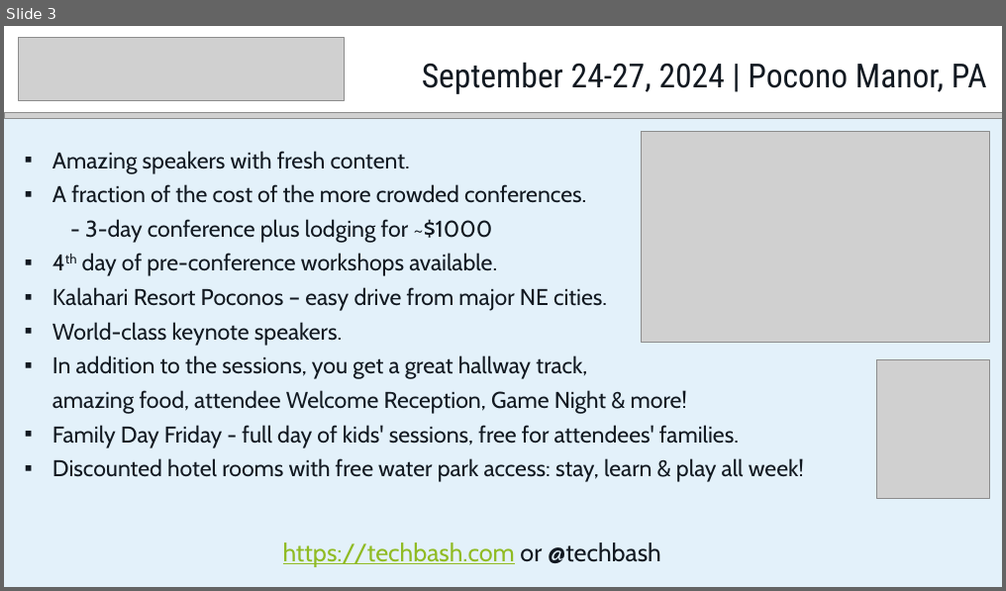
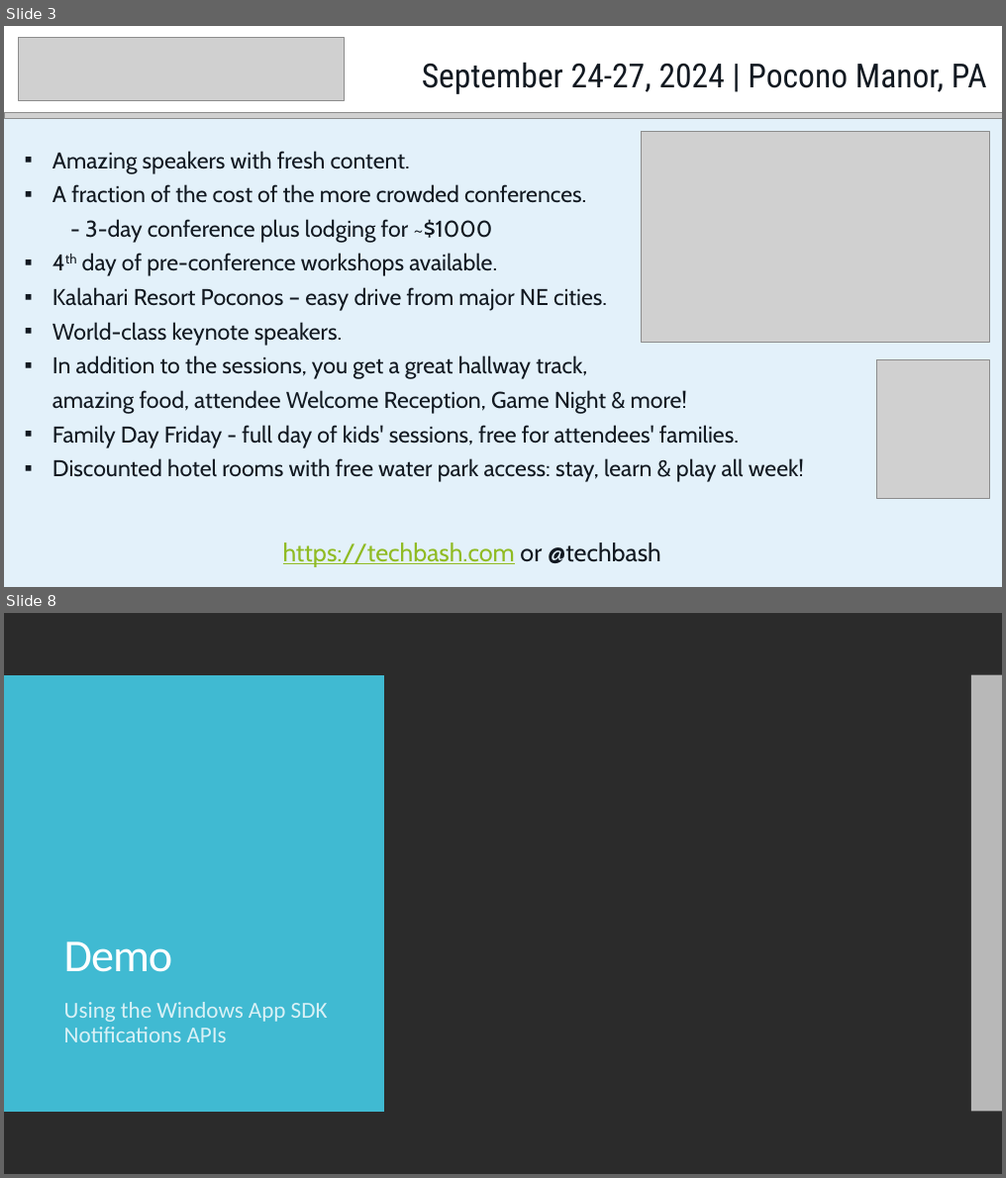
Before and after one commit to alvinashcraft/speaking, a slide deck: 2024/0320_BostonDotNetArch/GetStartedWithWinUI3.pptx. Shown one above the other, each under a label of ours: slide 3 before the commit, slides 3 and 8 after it; the slides between them are not shown. The pictures are 1006x591 and 1006x1178 pixels, drawn with LibreOffice and Linux fonts; fonts in the diff are those of the drawing; grey boxes stand for pictures; background and template pictures are left out; a plain dark background stands for a picture behind light text. Boxes give left, top, right and bottom in pixels: in the first picture for what was removed or moved away, otherwise in the second. Text is boxed around its words. In the diff, an @@ line names an element or a change of style, - is before the commit and + after.

```diff
--- a/2024/0320_BostonDotNetArch/GetStartedWithWinUI3.pptx
+++ b/2024/0320_BostonDotNetArch/GetStartedWithWinUI3.pptx
@@ slide 8 added at (x1=4, y1=613, x2=1002, y2=1174), background picture (left out) @@
@@ rectangle added at (x1=4, y1=613, x2=1002, y2=1174), fill #FFFFFF @@
@@ rectangle added at (x1=4, y1=675, x2=286, y2=1112), fill #40BAD2 @@
@@ rectangle added at (x1=4, y1=675, x2=752, y2=1112), fill #40BAD2 @@
@@ rectangle added at (x1=4, y1=675, x2=384, y2=1112), fill #40BAD2 @@
@@ rectangle added at (x1=763, y1=675, x2=1002, y2=1112), fill #C8C8C8 at 50% opacity @@
@@ rectangle added at (x1=971, y1=675, x2=1002, y2=1112), fill #C8C8C8 at 50% opacity @@
@@ rectangle added at (x1=971, y1=675, x2=1002, y2=1112), fill #C8C8C8 at 90% opacity @@
@@ title added at (x1=64, y1=942, x2=173, y2=972), 44 pt, text #FFFFFF @@
+Demo
@@ text added at (x1=64, y1=1002, x2=328, y2=1043), 22 pt, text #D9F1F6 @@
+Using the Windows App SDK Notifications APIs
```
Also in this commit, not shown: 1 slide changed, 8 other slides added.
